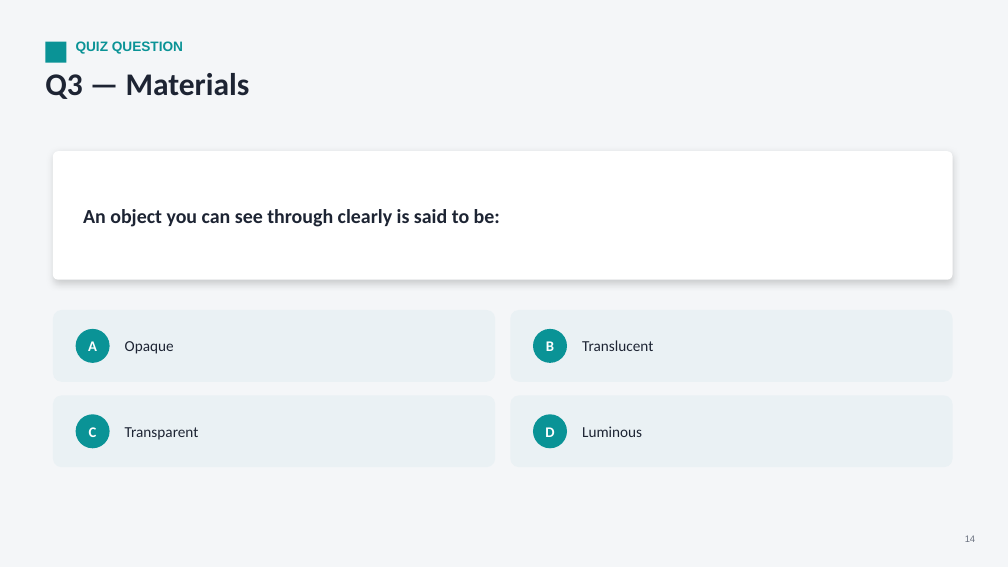
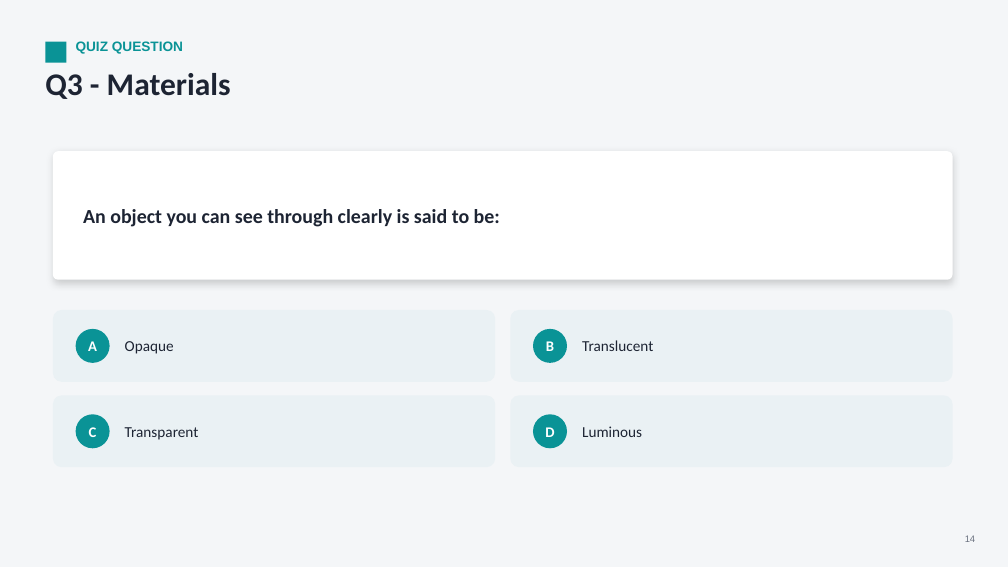
Before and after one commit to parmeshwars2911/MyFirstAR, a slide deck: slide 14 of ppt/Grade06/G06_S52_Light_1.pptx. Drawn at 1008x567 pixels with LibreOffice and Linux fonts; fonts in the diff are those of the drawing. Boxes give left, top, right and bottom in pixels: in the first picture for what was removed or moved away, otherwise in the second. Text is boxed around its words. In the diff, an @@ line names an element or a change of style, - is before the commit and + after.

```diff
--- a/ppt/Grade06/G06_S52_Light_1.pptx
+++ b/ppt/Grade06/G06_S52_Light_1.pptx
@@ text at [45,73,231,99]: text changed @@
-Q3 — Materials
+Q3 - Materials
```
Also in this commit, not shown: 20 other slides changed, 11 other files.
